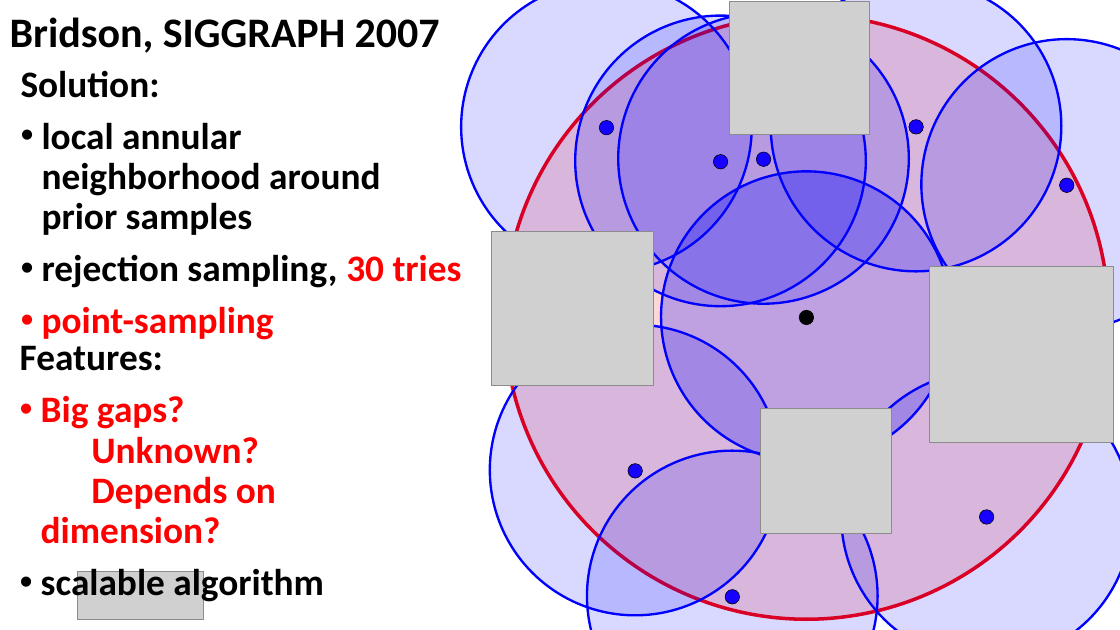
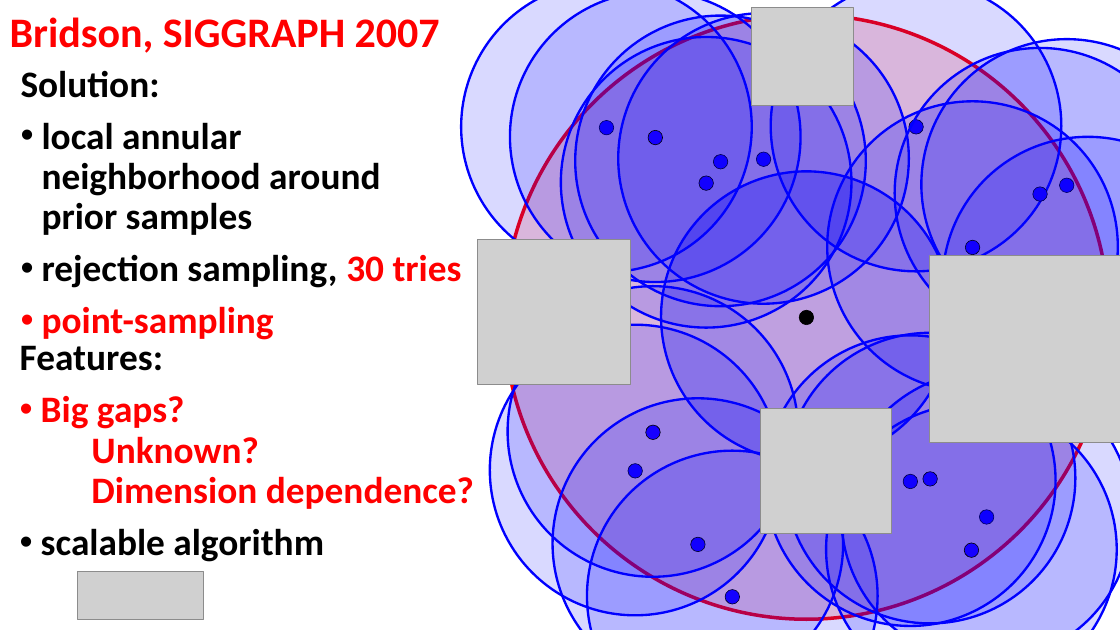
Before and after one commit to 1iyiwei/sd-tog18, a slide deck: slide 2 of fast-forward/fast-forward.pptx. Drawn at 1120x630 pixels with LibreOffice and Linux fonts; fonts in the diff are those of the drawing; grey boxes stand for pictures. Boxes give left, top, right and bottom in pixels: in the first picture for what was removed or moved away, otherwise in the second. Text is boxed around its words. In the diff, an @@ line names an element or a change of style, - is before the commit and + after.

```diff
--- a/fast-forward/fast-forward.pptx
+++ b/fast-forward/fast-forward.pptx
@@ text "Bridson, SIGGRAPH 2007" at <box>10,17,440,53</box>: text colour #000000 to #FF0000 @@
@@ ellipse added at <box>510,0,801,282</box>, fill #0000FF at 15% opacity, outline #0000FF 2 pt @@
@@ picture: place and size @@
-picture at <box>729,2,869,135</box>
+picture at <box>752,8,854,105</box>
@@ ellipse added at <box>561,37,852,328</box>, fill #0000FF at 15% opacity, outline #0000FF 2 pt @@
@@ ellipse added at <box>895,48,1120,339</box>, fill #0000FF at 15% opacity, outline #0000FF 2 pt @@
@@ ellipse added at <box>828,102,1118,392</box>, fill #0000FF at 15% opacity, outline #0000FF 2 pt @@
@@ ellipse added at <box>648,130,662,145</box>, fill #1700FF, outline #000000 0.5 pt @@
@@ ellipse added at <box>943,137,1120,428</box>, fill #0000FF at 15% opacity, outline #0000FF 2 pt @@
@@ ellipse added at <box>699,176,713,190</box>, fill #1700FF, outline #000000 0.5 pt @@
@@ ellipse added at <box>1033,187,1048,201</box>, fill #1700FF, outline #000000 0.5 pt @@
@@ picture: place and size @@
-picture at <box>492,231,654,386</box>
+picture at <box>478,239,631,385</box>
@@ picture: place and size @@
-picture at <box>929,266,1114,443</box>
+picture at <box>929,255,1120,443</box>
@@ ellipse added at <box>965,240,980,255</box>, fill #1700FF, outline #000000 0.5 pt @@
@@ ellipse added at <box>507,287,798,577</box>, fill #0000FF at 15% opacity, outline #0000FF 2 pt @@
@@ ellipse added at <box>765,335,1056,626</box>, fill #0000FF at 15% opacity, outline #0000FF 2 pt @@
@@ ellipse added at <box>785,333,1075,623</box>, fill #0000FF at 15% opacity, outline #0000FF 2 pt @@
@@ text at <box>41,396,474,509</box>: text changed @@
-• Big gaps?
-  Unknown?
-  Depends on dimension?
+• Big gaps?
+  Unknown?
+  Dimension dependence?
@@ ellipse added at <box>553,398,844,630</box>, fill #0000FF at 15% opacity, outline #0000FF 2 pt @@
@@ ellipse added at <box>826,404,1117,630</box>, fill #0000FF at 15% opacity, outline #0000FF 2 pt @@
@@ ellipse added at <box>646,425,660,439</box>, fill #1700FF, outline #000000 0.5 pt @@
@@ ellipse added at <box>903,475,918,489</box>, fill #1700FF, outline #000000 0.5 pt @@
@@ ellipse added at <box>923,472,938,486</box>, fill #1700FF, outline #000000 0.5 pt @@
@@ ellipse added at <box>691,537,705,551</box>, fill #1700FF, outline #000000 0.5 pt @@
@@ ellipse added at <box>965,543,979,557</box>, fill #1700FF, outline #000000 0.5 pt @@
```
Also in this commit, not shown: 3 other slides changed, 1 slide added.
